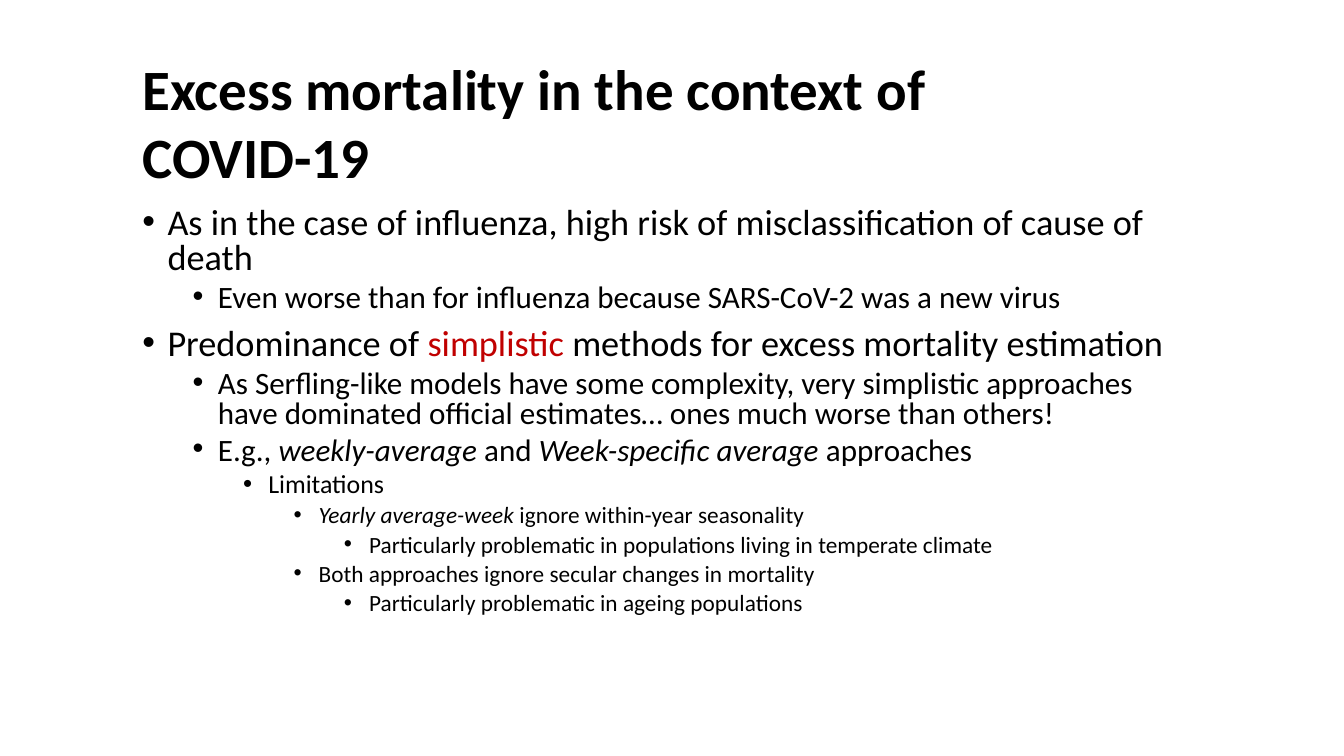
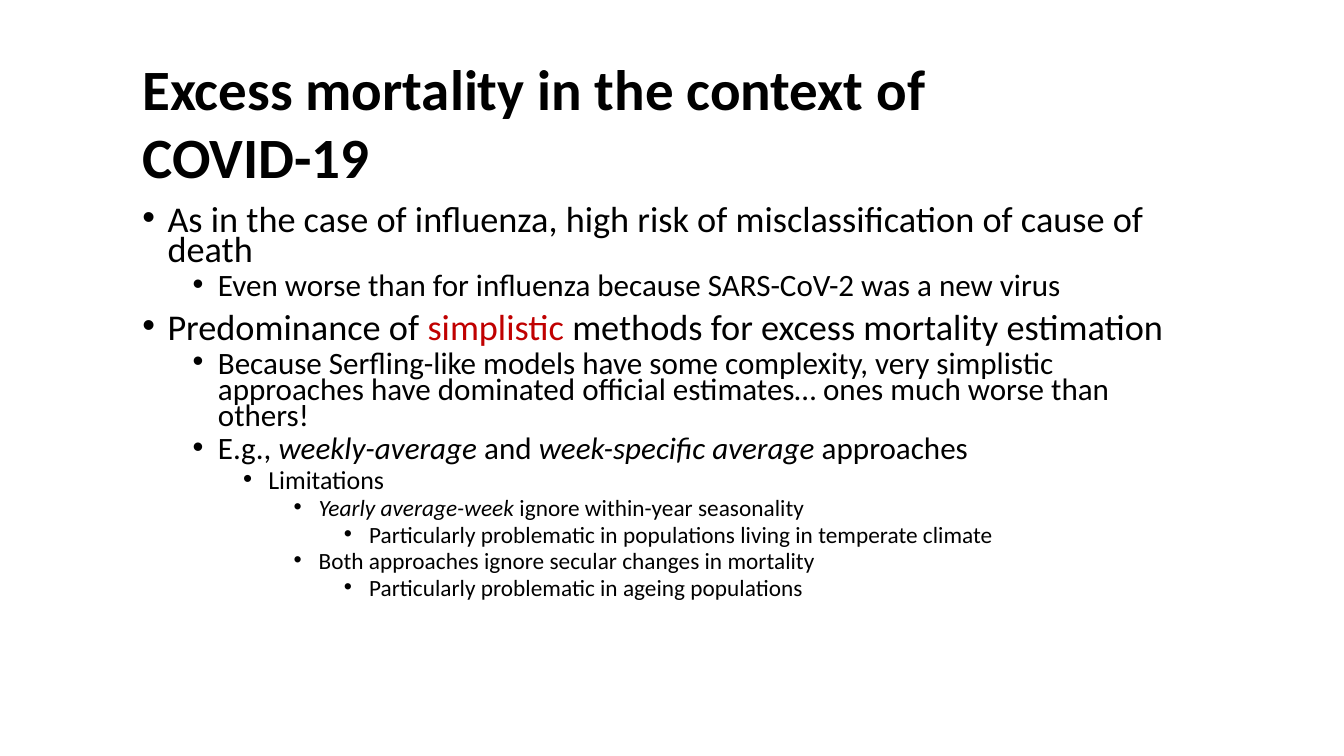
Before and after one commit to kikeacosta/edsd23_apc, a slide deck: slide 6 of slides/04_excess_mortality.pptx (slide 5 before the commit). Drawn at 1344x756 pixels with LibreOffice and Linux fonts; fonts in the diff are those of the drawing. Boxes give left, top, right and bottom in pixels: in the first picture for what was removed or moved away, otherwise in the second. Text is boxed around its words. In the diff, an @@ line names an element or a change of style, - is before the commit and + after.

```diff
--- a/slides/04_excess_mortality.pptx
+++ b/slides/04_excess_mortality.pptx
@@ text at (x1=168, y1=206, x2=1163, y2=600): line spacing 0.8 to 0.7 @@
@@ text at (x1=218, y1=352, x2=1109, y2=465): text changed @@
-  • As Serfling-like models have some complexity, very simplistic approaches have dominated official estimates… ones much worse than others!
-  • E.g., weekly-average and Week-specific average approaches
+  • Because Serfling-like models have some complexity, very simplistic approaches have dominated official estimates… ones much worse than others!
+  • E.g., weekly-average and week-specific average approaches
```
Also in this commit, not shown: 4 other slides changed, 2 slides added, 3 other files.
